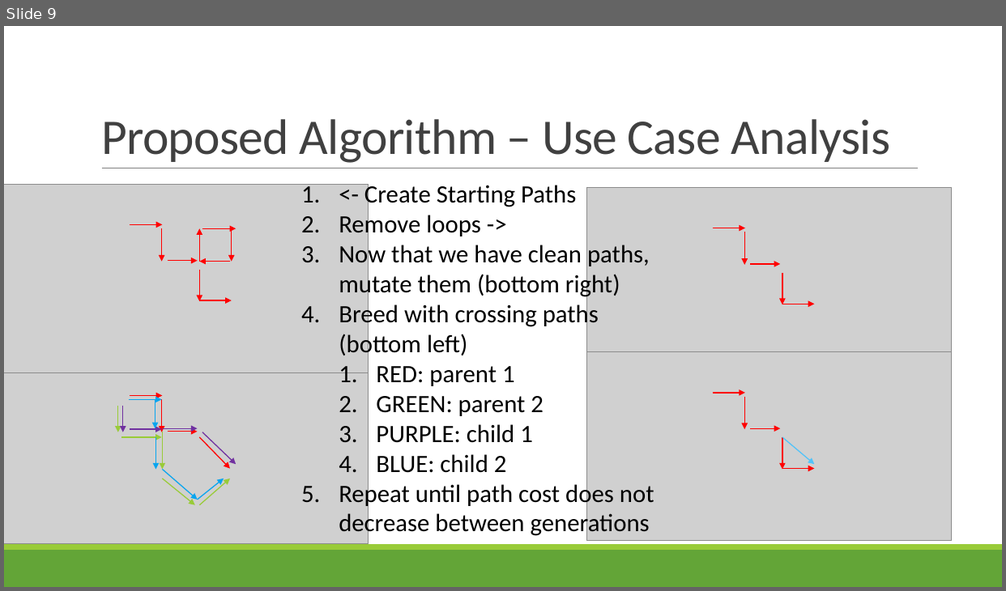
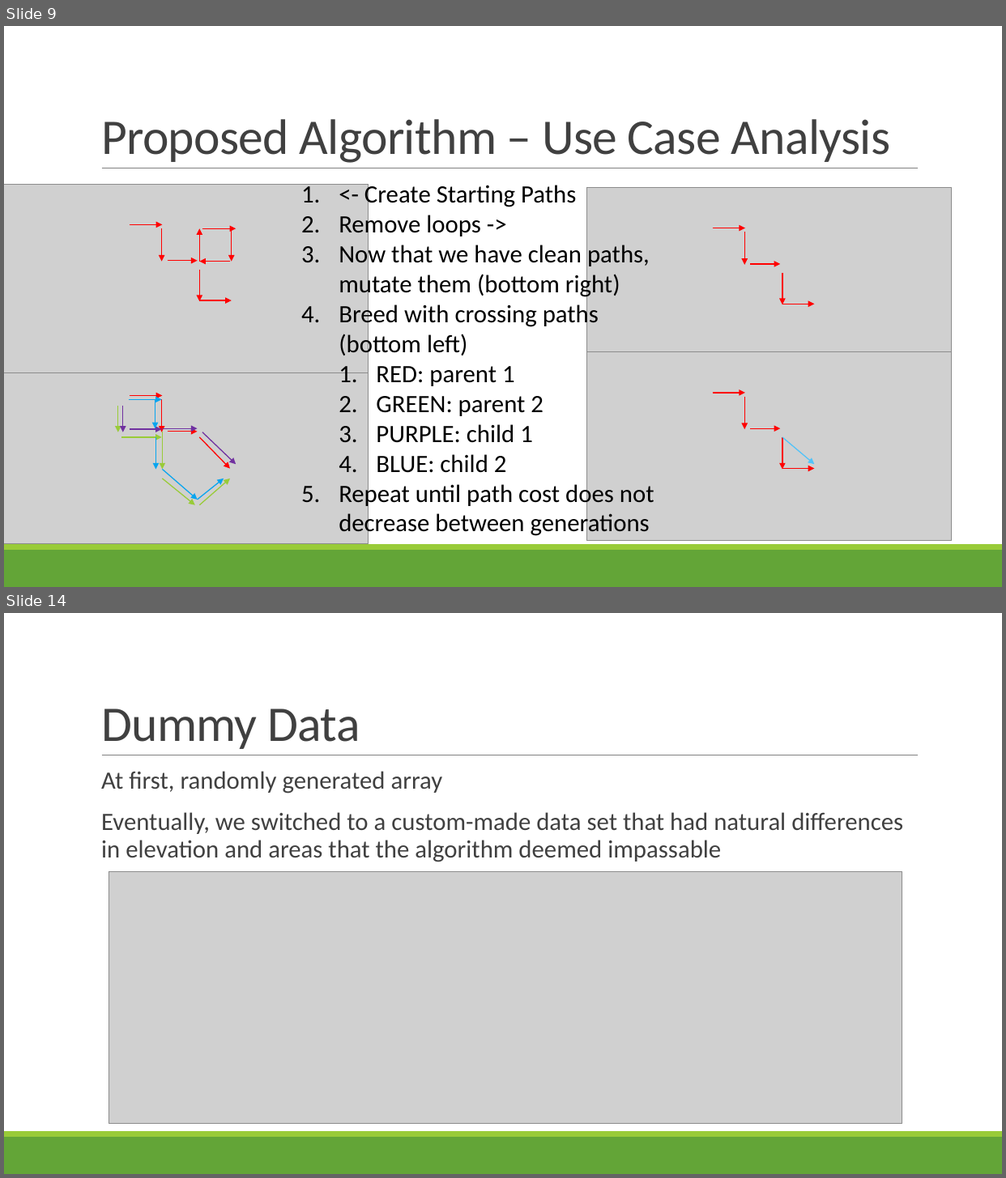
Before and after one commit to nelsonmp1254/RoadNetworkSolver_GA, a slide deck: A Genetic Algorithm for Efficiently Connecting Cities.pptx. Shown one above the other, each under a label of ours: slide 9 before the commit, slides 9 and 14 after it; the slides between them are not shown. The pictures are 1006x591 and 1006x1178 pixels, drawn with LibreOffice and Linux fonts; fonts in the diff are those of the drawing; grey boxes stand for pictures. Boxes give left, top, right and bottom in pixels: in the first picture for what was removed or moved away, otherwise in the second. Text is boxed around its words. In the diff, an @@ line names an element or a change of style, - is before the commit and + after.

```diff
--- a/A Genetic Algorithm for Efficiently Connecting Cities.pptx
+++ b/A Genetic Algorithm for Efficiently Connecting Cities.pptx
@@ slide 14 added at (x1=4, y1=613, x2=1002, y2=1174), background #FFFFFF; not listed: 3 template elements that a slide beside it also shows @@
@@ title added at (x1=101, y1=709, x2=360, y2=749), 48 pt, text #404040 @@
+Dummy Data
@@ text added at (x1=101, y1=771, x2=903, y2=862), 24 pt, text #404040 @@
+  At first, randomly generated array
+  Eventually, we switched to a custom-made data set that had natural differences in elevation and areas that the algorithm deemed impassable
@@ picture added at (x1=108, y1=872, x2=903, y2=1124) @@
```
Also in this commit, not shown: 3 slides changed, 3 other slides added, 1 slide removed.
